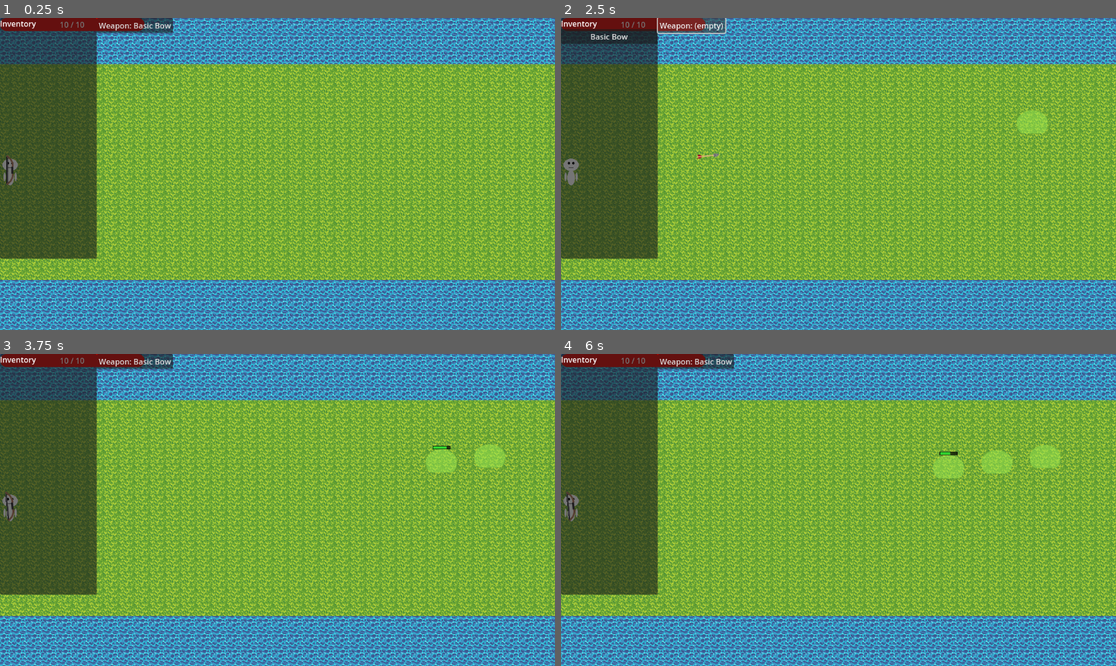
Above: before the commit, frames 1-4 (two rows, left to right).
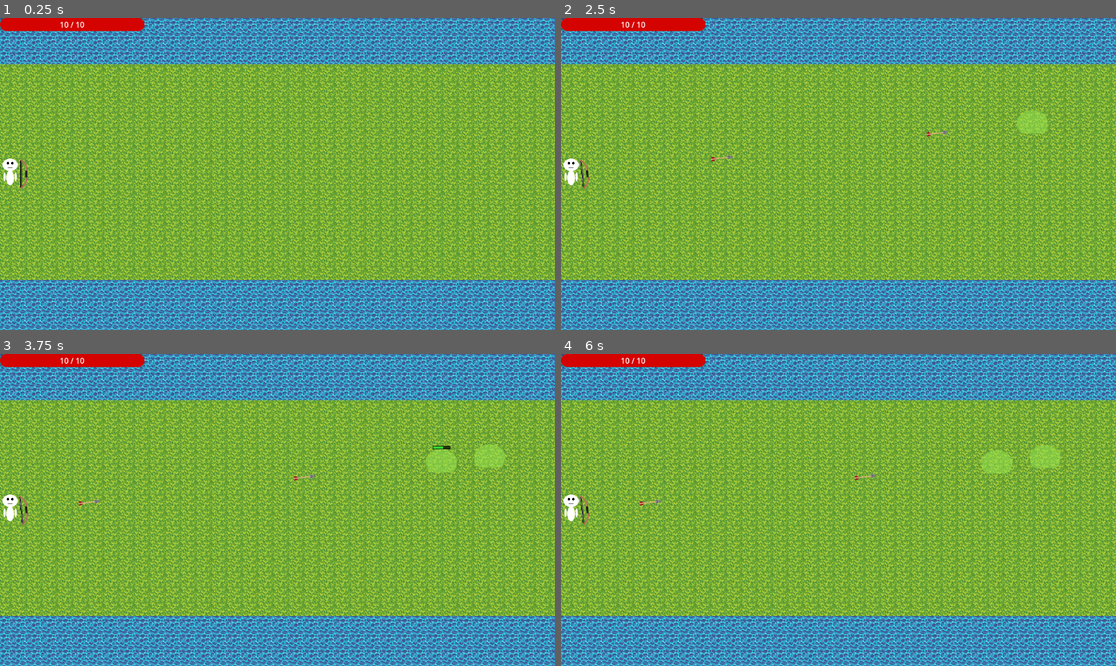
Above: after the commit, the same moments.

Repository: IcyOtter/idle-defense-game
Game: Godot game, scene res://Scene/world.tscn
Same seed, same stepped clock (60 frames per second), same inputs: the game is played once before the commit and once after it.
Inputs (mouse positions are in pixels of both pictures, inside the frame that each line leads up to):
- Up to frame 1 (0.25 s): no input
- Up to frame 2 (2.5 s): click (694, 24) at 0.5 s, where only the run before the commit has a clickable "Weapon: Basic Bow"; click (610, 36) at 1.25 s, where only the run before the commit has a clickable "Basic Bow"; click (694, 24) at 2 s, where only the run before the commit has a clickable "Weapon: Basic Bow"
- Up to frame 3 (3.75 s): click (133, 360) at 2.75 s, where only the run before the commit has a clickable "Weapon: (empty)"; click (49, 372) at 3.5 s, where only the run before the commit has a clickable "Basic Bow"
- Up to frame 4 (6 s): click (694, 360) at 4.25 s, where only the run before the commit has a clickable "Weapon: Basic Bow"; click (694, 360) at 5 s, where only the run before the commit has a clickable "Weapon: (empty)"; click (610, 372) at 5.75 s, where only the run before the commit has a clickable "Basic Bow"

The runs differ from the first frame. In frame 1, 14% of the frame differs, in the area x 0-32%, y 0-78%; in frame 2, 14%; in frame 3, 14%; in frame 4, 15%, in the area x 0-73%, y 0-78%.

Commit message:
- Toggleable inventory UI - Fixed enemy spawner not pausing when paused

Diff:
--- a/Assets/Player/player.tscn
+++ b/Assets/Player/player.tscn
@@ -28,9 +28,8 @@
 [node name="Sprite2D" type="Sprite2D" parent="."]
 texture = ExtResource("1_61lih")
 
-[node name="PlayerCombat" type="Node2D" parent="." node_paths=PackedStringArray("weapon", "targeting_area", "player")]
+[node name="PlayerCombat" type="Node2D" parent="." node_paths=PackedStringArray("targeting_area", "player")]
 script = ExtResource("1_8ft5u")
-weapon = NodePath("")
 targeting_area = NodePath("../TargetingArea")
 player = NodePath("..")
 
@@ -55,6 +54,7 @@
 max_health = 10
 
 [node name="WeaponMount" type="Node2D" parent="."]
+position = Vector2(29, 8)
 
 [node name="PlayerEquipmentController" type="Node" parent="." node_paths=PackedStringArray("weapon_mount", "player_combat")]
 script = ExtResource("6_aqk3a")
--- a/Inventory/InventoryUI.gd
+++ b/Inventory/InventoryUI.gd
@@ -5,13 +5,18 @@
 
 @onready var list: VBoxContainer = $Root/Window/InventoryList
 @onready var weapon_slot: Button = $Root/Window/Equipment/WeaponSlot
+@onready var window: Control = $Root/Window
 
 func _ready() -> void:
+	process_mode = Node.PROCESS_MODE_WHEN_PAUSED  # so it can close itself after pausing
+	window.visible = false                        # start closed
+
 	AL_InventoryManager.inventory_changed.connect(_refresh)
 	AL_InventoryManager.equipment_changed.connect(_refresh)
 
+	weapon_slot.pressed.connect(_on_weapon_slot_pressed)
 	_refresh()
-	weapon_slot.pressed.connect(_on_weapon_slot_pressed)
+
 
 func _refresh() -> void:
 	# Clear list
@@ -54,3 +59,13 @@
 
 func _on_weapon_slot_pressed() -> void:
 	AL_InventoryManager.unequip_weapon_to_inventory()
+
+func toggle() -> void:
+	var opening := not window.visible
+
+	if opening:
+		window.visible = true
+		get_tree().paused = true
+	else:
+		get_tree().paused = false
+		window.visible = false
--- a/Inventory/InventoryUI.tscn
+++ b/Inventory/InventoryUI.tscn
@@ -4,6 +4,7 @@
 [ext_resource type="PackedScene" uid="uid://c1xmaw0uhlifq" path="res://Inventory/InventoryRow.tscn" id="2_jgibs"]
 
 [node name="InventoryUI" type="CanvasLayer"]
+process_mode = 2
 script = ExtResource("1_jgibs")
 row_scene = ExtResource("2_jgibs")
 
--- a/Scene/GameManager.gd
+++ b/Scene/GameManager.gd
@@ -1,7 +1,15 @@
 extends Node2D
 
+@export var inventory_ui: InventoryUI
 
 # Called when the node enters the scene tree for the first time.
 func _ready() -> void:
 	AL_InventoryManager.add_item(preload("res://Assets/Weapons/Basic Bow/idBasicBow.tres"))
 	AL_InventoryManager.equip_weapon_from_inventory(0)
+
+func _input(event: InputEvent) -> void:
+	if event.is_action_pressed("toggle_inventory"):
+		print("toggle_inventory pressed (manager)") # temp
+		if inventory_ui != null:
+			inventory_ui.toggle()
+			get_viewport().set_input_as_handled()
--- a/Scene/world.tscn
+++ b/Scene/world.tscn
@@ -25,6 +25,11 @@
 [node name="WaveNotificationUI" parent="." node_paths=PackedStringArray("spawner") instance=ExtResource("5_37axr")]
 spawner = NodePath("../EnemySpawner")
 
+[node name="PlayerUI" parent="." node_paths=PackedStringArray("player") instance=ExtResource("5_pcvp0")]
+player = NodePath("../Player")
+
+[node name="InventoryUI" parent="." instance=ExtResource("6_37axr")]
+
 [node name="Terrain" type="Node2D" parent="."]
 
 [node name="TileMapLayer" type="TileMapLayer" parent="Terrain"]
@@ -35,8 +40,9 @@
 position = Vector2(21, 316)
 
 [node name="EnemySpawner" parent="." instance=ExtResource("3_scul4")]
+process_mode = 1
 
-[node name="PlayerUI" parent="." node_paths=PackedStringArray("player") instance=ExtResource("5_pcvp0")]
-player = NodePath("../Player")
-
-[node name="InventoryUI" parent="." instance=ExtResource("6_37axr")]
+[node name="GameManager" type="Node2D" parent="." node_paths=PackedStringArray("inventory_ui")]
+process_mode = 3
+script = ExtResource("1_ol2hl")
+inventory_ui = NodePath("../InventoryUI")
--- a/Scripts/Enemy/Spawner/EnemySpawner.gd
+++ b/Scripts/Enemy/Spawner/EnemySpawner.gd
@@ -20,6 +20,7 @@
 var _tracked_ids: Dictionary = {} # instance_id -> true
 
 func _ready() -> void:
+	process_mode = Node.PROCESS_MODE_PAUSABLE
 	_rng.randomize()
 	if spawn_parent == null:
 		spawn_parent = get_tree().current_scene
@@ -65,7 +66,7 @@
 	_tracked_ids.clear()
 
 	if wave.start_delay > 0.0:
-		await get_tree().create_timer(wave.start_delay).timeout
+		await get_tree().create_timer(wave.start_delay, false).timeout
 
 	# Build spawn queue
 	var queue: Array[PackedScene] = []
@@ -86,7 +87,7 @@
 			return
 		_spawn_enemy(enemy_scene, wave_index)
 		if wave.spawn_interval > 0.0:
-			await get_tree().create_timer(wave.spawn_interval).timeout
+			await get_tree().create_timer(wave.spawn_interval, false).timeout
 
 	_wave_spawn_complete = true
 	print("Wave", wave_index, "spawn complete. Alive:", _alive_in_wave)
@@ -102,7 +103,7 @@
 	emit_signal("wave_finished", wave_index)
 
 	if wave.end_delay > 0.0:
-		await get_tree().create_timer(wave.end_delay).timeout
+		await get_tree().create_timer(wave.end_delay, false).timeout
 
 func _spawn_enemy(enemy_scene: PackedScene, wave_index: int) -> void:
 	var enemy := enemy_scene.instantiate()
--- a/Scripts/Player/PlayerCombat.gd
+++ b/Scripts/Player/PlayerCombat.gd
@@ -13,6 +13,10 @@
 	targeting_area.body_exited.connect(_on_enemy_exited)
 
 func _process(_delta: float) -> void:
+
+	if get_tree().paused:
+		return
+
 	if player == null or player.is_dead:
 		return
 	if weapon == null:
@@ -31,6 +35,9 @@
 			weapon.fire(target.global_position)
 
 func _input(event: InputEvent) -> void:
+	if get_tree().paused:
+		return
+
 	if player == null or player.is_dead:
 		return
 
--- a/project.godot
+++ b/project.godot
@@ -31,6 +31,11 @@
 "events": [Object(InputEventKey,"resource_local_to_scene":false,"resource_name":"","device":-1,"window_id":0,"alt_press …(192 unchanged characters)…
 ]
 }
+toggle_inventory={
+"deadzone": 0.2,
+"events": [Object(InputEventKey,"resource_local_to_scene":false,"resource_name":"","device":-1,"window_id":0,"alt_pressed":false,"shift_pressed":false,"ctrl_pressed":false,"meta_pressed":false,"pressed":false,"keycode":0,"physical_keycode":4194306,"key_label":0,"unicode":0,"location":0,"echo":false,"script":null)
+]
+}
 
 [layer_names]
 
